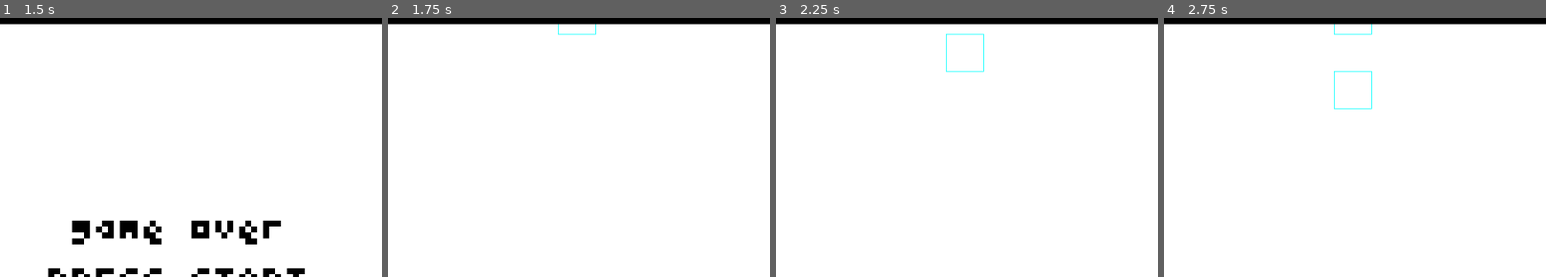
Above: before the commit, frames 1-4 (left to right).
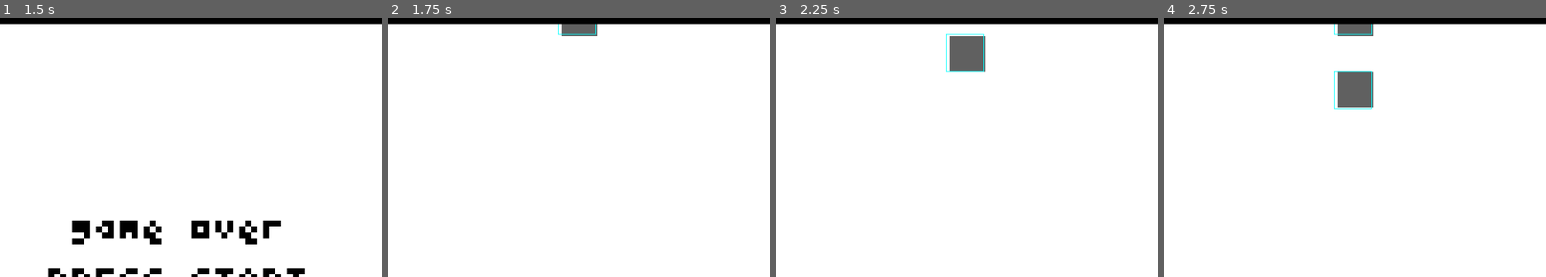
Above: after the commit, the same moments.

Repository: pokeparadox/spout-gd
Game: Godot game, scene res://main.tscn
Two runs of this game, one before a commit and one after it. Both use one fixed random seed, a clock stepped at 60 frames per second and the inputs below.
Inputs:
- Up to frame 1 (1.5 s): tap Enter (ui_accept) at 0.5, 0.77 s; hold Right (ui_right) 0.53-1.28 s; hold Down (ui_down) from 1.28 s (still down)
- Up to frame 2 (1.75 s): keep holding Down (ui_down); tap Enter (ui_accept) at 1.52 s
- Up to frame 3 (2.25 s): release Down (ui_down) at 2.03 s; hold Right (ui_right) from 2.03 s (still down)
- Up to frame 4 (2.75 s): keep holding Right (ui_right)
The pictures show only the part of the screen within x 26-76%, y 0-50%; the shares and areas given below are measured in that part.

Frame 1 is identical in both runs. In frame 2, 0.5% of the frame differs, in the area x 45-55%, y 2-7%; in frame 3, 1.3%; in frame 4, 1.8%, in the area x 45-55%, y 2-35%.

Commit message:
Fixes drawing obstacles into buffer

Diff:
--- a/block.gd
+++ b/block.gd
@@ -43,9 +43,8 @@
 			for x in range(scale_dims.x):
 				var key : Vector2i = Vector2i(x, y)
 				var pos : Vector2i = Vector2i(scale_pos) + key
-				if get_parent().in_play_area((scale_pos + half_vec) * State.zoom):
-					if pixels.has(key) and get_parent().in_play_area(pos):
-						Buffers.set_pixel(pos, 2)
+				if pixels.has(key) and get_parent().in_play_area(pos * State.zoom):
+					Buffers.set_pixel(pos, 2)
 
 
 # Deal with block entering and exiting the play area and being destroyed
